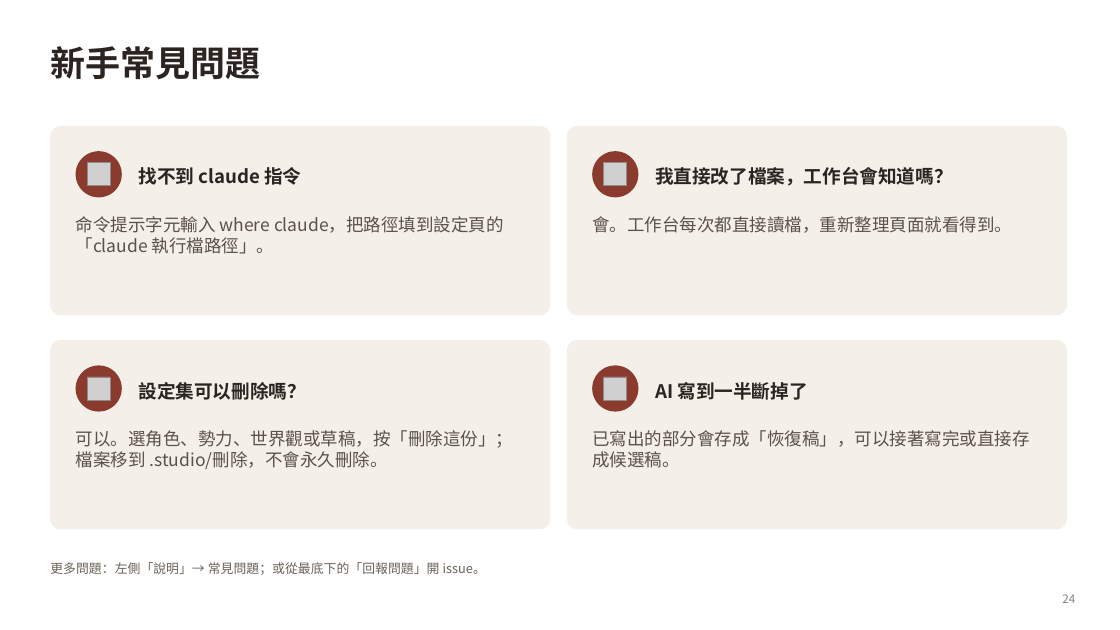
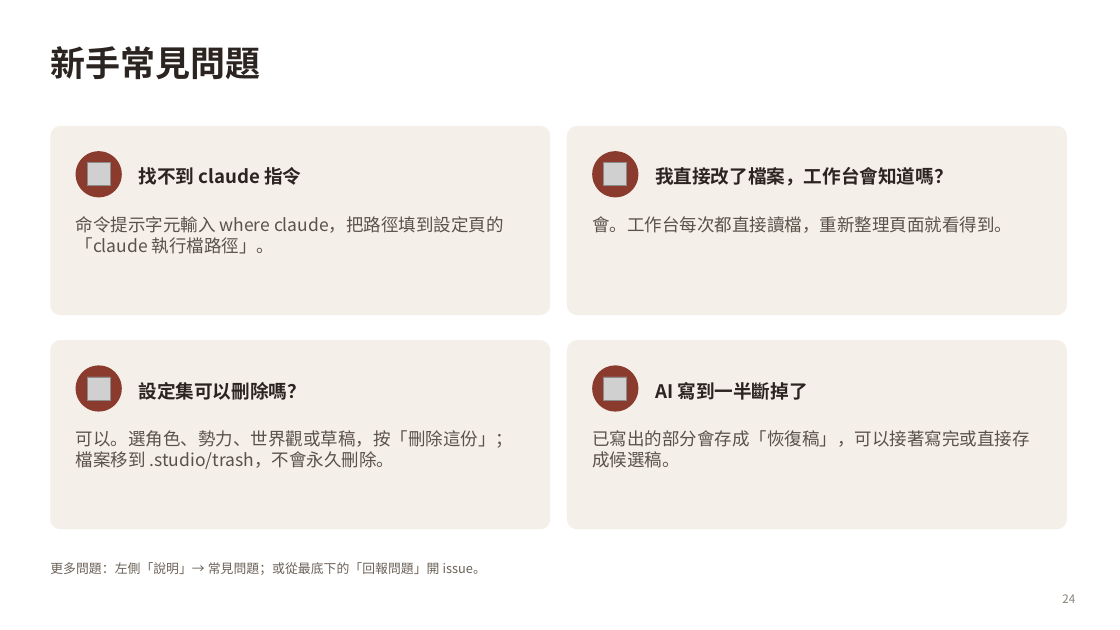
Before and after one commit to yamasoo/novel-studio, a slide deck: slide 24 of demo/小說工作台_新手教學.pptx. Drawn at 1120x630 pixels with LibreOffice and Linux fonts; fonts in the diff are those of the drawing; grey boxes stand for pictures. Boxes give left, top, right and bottom in pixels: in the first picture for what was removed or moved away, otherwise in the second. Text is boxed around its words. In the diff, an @@ line names an element or a change of style, - is before the commit and + after.

Commit message:
新手教學投影片：版本與路徑換成 3.0

```diff
--- a/demo/小說工作台_新手教學.pptx
+++ b/demo/小說工作台_新手教學.pptx
@@ text at (x1=76, y1=430, x2=513, y2=469): text changed @@
-可以。選角色、勢力、世界觀或草稿，按「刪除這份」；檔案移到 .studio/刪除，不會永久刪除。
+可以。選角色、勢力、世界觀或草稿，按「刪除這份」；檔案移到 .studio/trash，不會永久刪除。
```
Also in this commit, not shown: 4 other slides changed.
